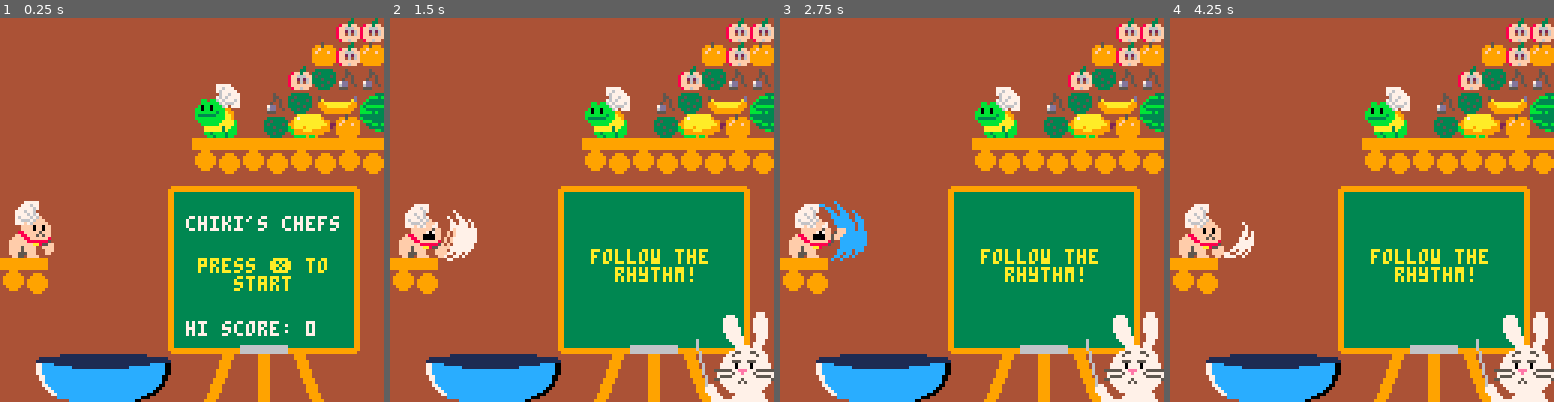
Above: before the commit, frames 1-4 (left to right).
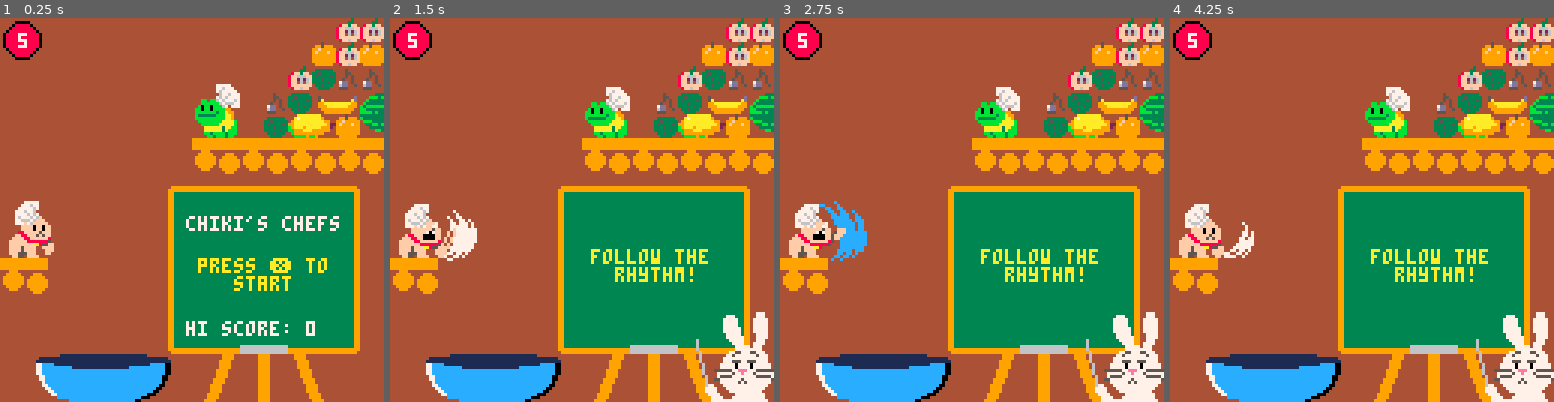
Above: after the commit, the same moments.

Repository: 7thbeatgames/chikis-chefs
Game: PICO-8 cartridge chikischefs.p8
Same seed, same stepped clock (60 frames per second), same inputs: the game is played once before the commit and once after it.
Inputs:
- Up to frame 1 (0.25 s): no input
- Up to frame 2 (1.5 s): tap O (Z key) at 0.33, 0.7, 1.43 s; tap X (X key) at 1.07 s
- Up to frame 3 (2.75 s): hold Left 1.97-2.37 s; tap X (X key) at 2.07, 2.4, 2.73 s; tap O (Z key) at 2.22 s; hold Down from 2.42 s (still down)
- Up to frame 4 (4.25 s): release Down at 2.82 s; hold Right 2.87-3.53 s; tap X (X key) every 0.33 s from 3.07 to 4.07 s; tap O (Z key) at 3.1, 3.98 s; hold Up 3.58-4.08 s; hold Right from 4.13 s (still down)

The runs differ from the first frame. In frame 1, 0.8% of the frame differs, in the area x 0-11%, y 0-11%; in frame 2, 0.8%; in frame 3, 0.8%; in frame 4, 0.8%.

Commit message:
lives and X mark

Diff:
--- a/chikischefs.p8
+++ b/chikischefs.p8
@@ -93,6 +93,8 @@
 flag_refreshed_response = true
 flag_refreshed_call = true
 
+lives = maxlives
+
 end
 
 function reset()
@@ -222,9 +224,10 @@
 
 	-- game over
 	if gameover == false and newtick and tickl == 2 then
-		misses = (round - 1) - perfect_rounds_count
+		misses = max(0, (round - 1) - perfect_rounds_count)
+		lives = maxlives - misses
 		printh("misses: " .. misses)
-		if misses >= lives then
+		if misses >= maxlives then
 			printh("gameover")
 			if level == 3 then
 				won = true
@@ -478,8 +481,12 @@
 	end
 
 	-- draw result checkmark
-	if perfect_round and (tick % 2 == 0 or tickl < 8) then
-		spr(12, 98, 93, 2, 2)
+	if (tick % 2 == 0 or tickl < 8) then
+		if perfect_round then
+			spr(12, 97, 92, 2, 2)
+		elseif rabbit_state == 1 then
+			spr(14, 97, 92, 2, 2)
+		end
 		-- printh("perfect round")
 	end
 
@@ -581,10 +588,10 @@
 	-- drawbubble(25, 25, r)
 
 
-	-- result squares
-
-
-
+	-- lives
+	circfill(7,7, 6, 0)
+	circfill(7,7, 5, 8)
+	print(lives, 6,5, 7)
 
 
 	-- debug
@@ -1400,7 +1407,7 @@
 xfrog = 66
 yfrog = 32
 dt = 1/60
-lives = 5
+maxlives = 5
 
 
 
